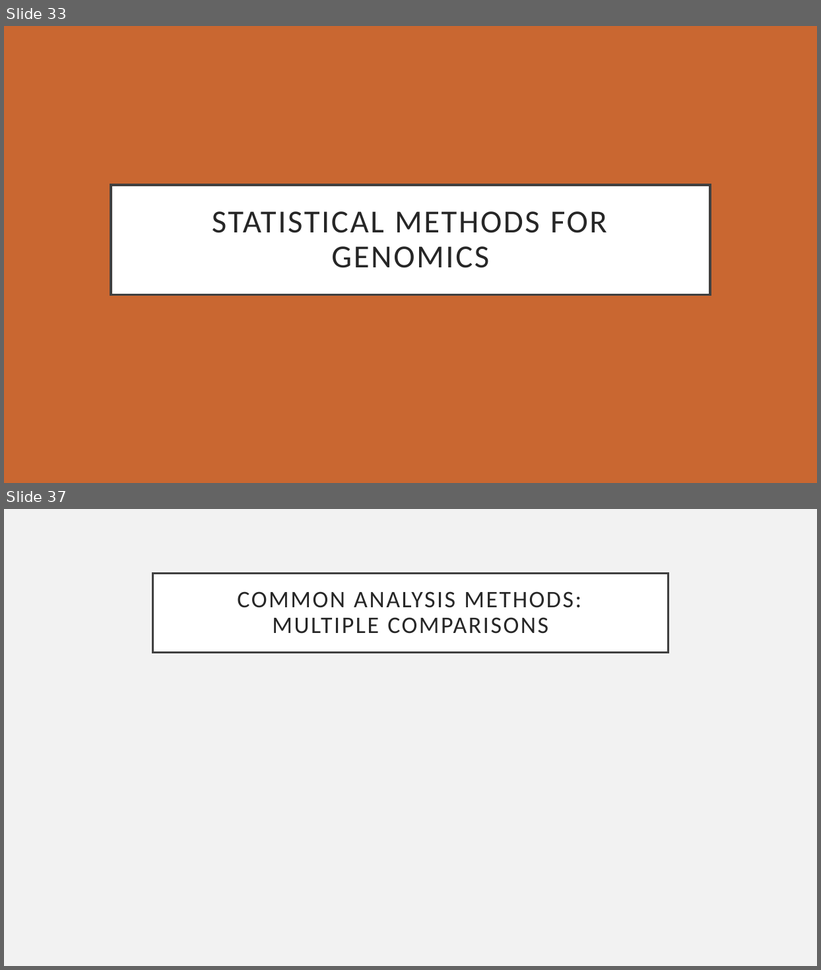
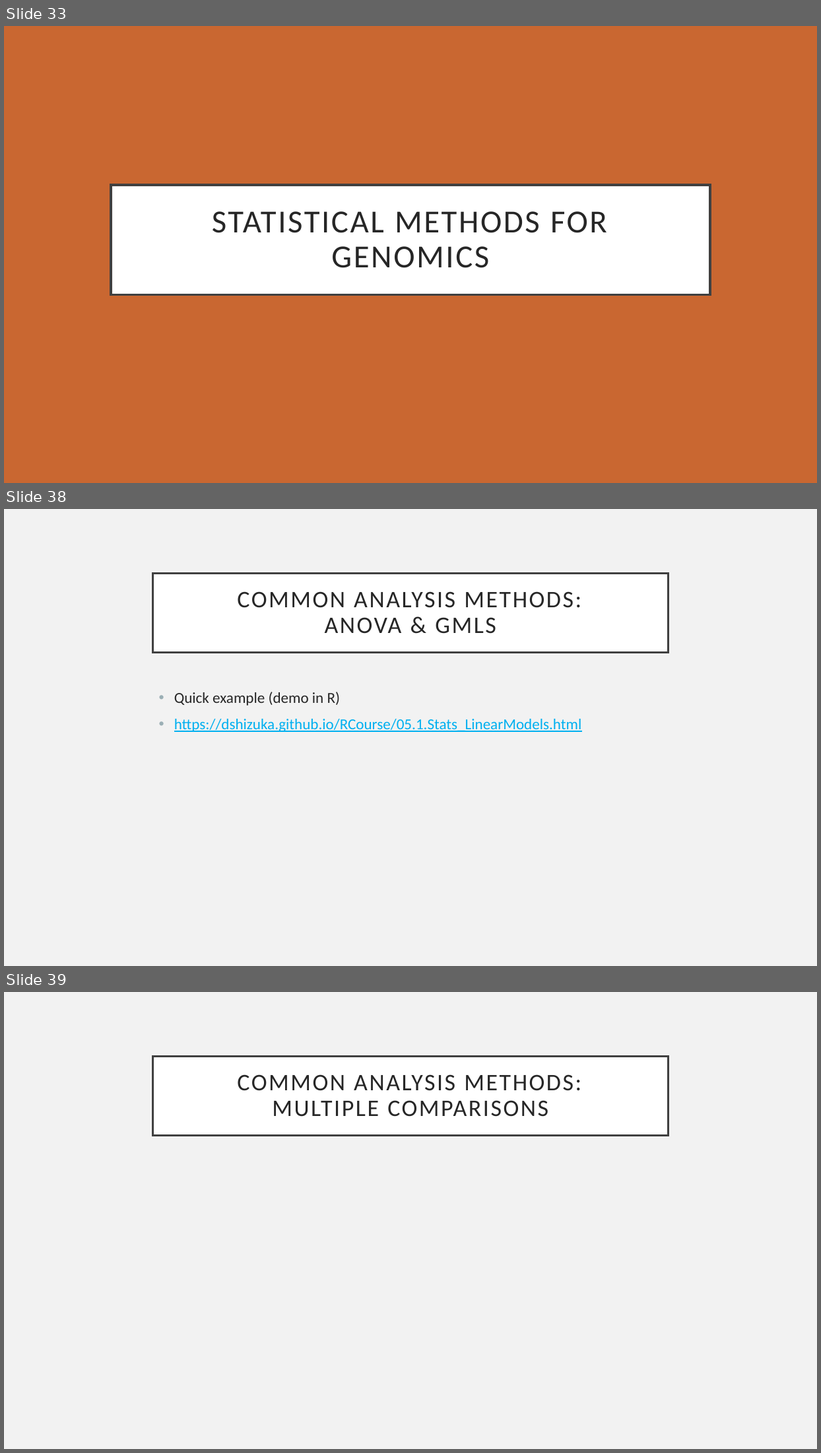
Before and after one commit to eholdmore/StatsForCompBio, a slide deck: Stats-for-Comp-Bio.pptx. Shown one above the other, each under a label of ours: slides 33 and 37 before the commit, slides 33, 38 and 39 after it; the slides between them are not shown. The pictures are 821x970 and 821x1453 pixels, drawn with LibreOffice and Linux fonts; fonts in the diff are those of the drawing. Boxes give left, top, right and bottom in pixels: in the first picture for what was removed or moved away, otherwise in the second. Text is boxed around its words. In the diff, an @@ line names an element or a change of style, - is before the commit and + after.

```diff
--- a/Stats-for-Comp-Bio.pptx
+++ b/Stats-for-Comp-Bio.pptx
@@ slide 38 added at bbox=[4, 509, 817, 966], background #F2F2F2 @@
@@ title added at bbox=[153, 573, 668, 652], fill #FFFFFF, outline #404040 2.5 pt, 28 pt, text #262626 @@
+COMMON ANALYSIS METHODS:
+ANOVA & GMLS
@@ text added at bbox=[174, 692, 582, 732], 18 pt, text #00B0F0, underline @@
+• Quick example (demo in R)
+• https://dshizuka.github.io/RCourse/05.1.Stats_LinearModels.html
@@ what was slide 37 is now slide 39 @@
```
Also in this commit, not shown: 12 slides changed, 3 other slides added, 2 other files.
